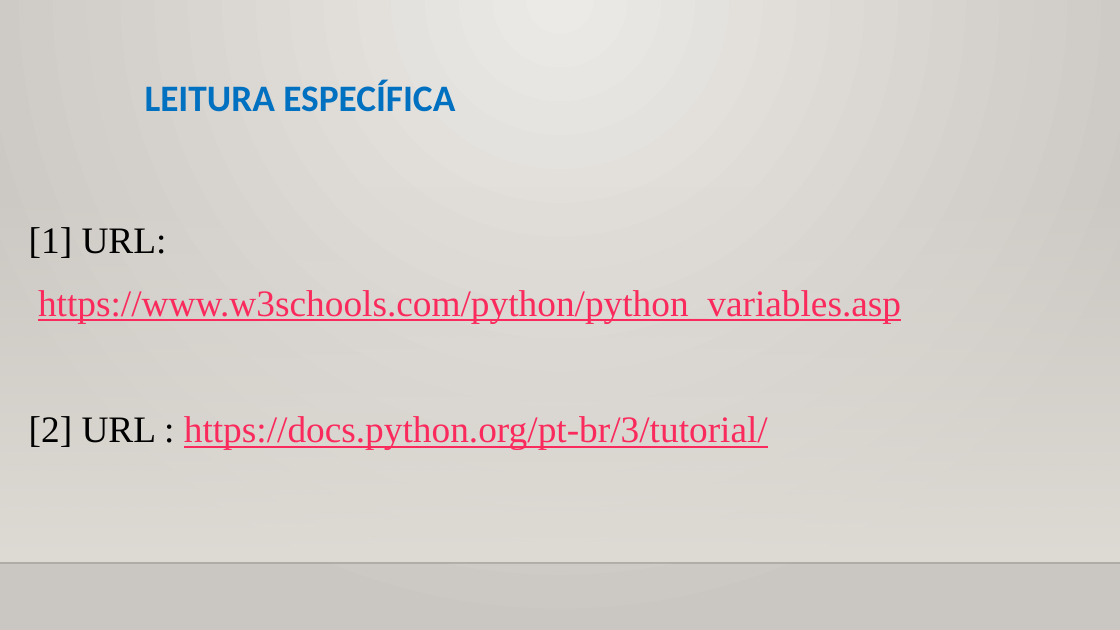
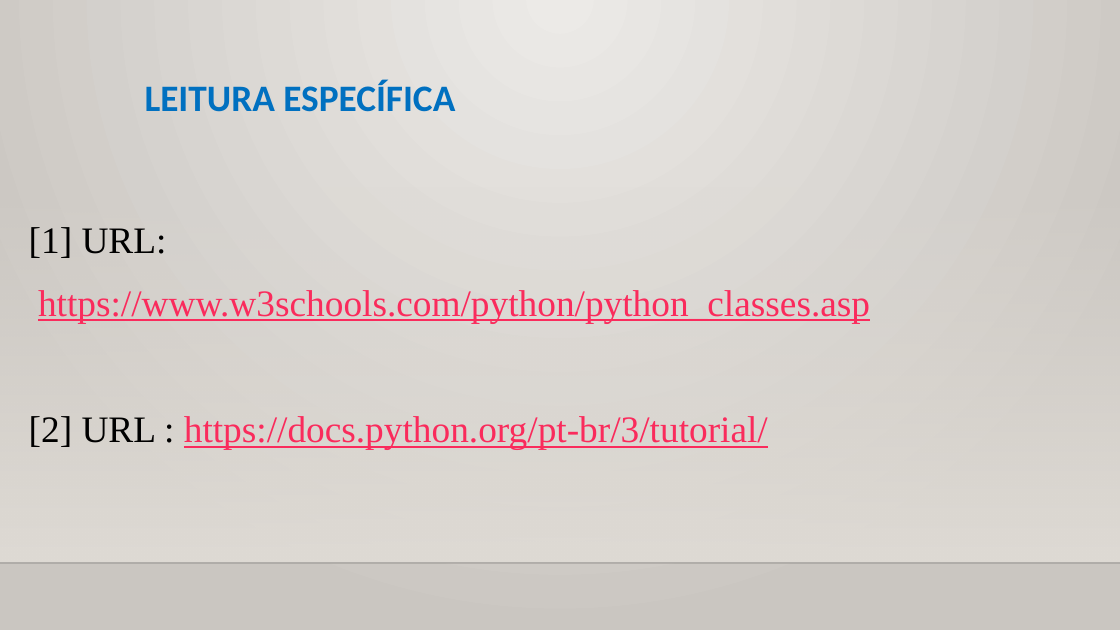
Before and after one commit to CloudEducationBrazil/WydenPythonParadigmas, a slide deck: slide 29 of 01 Classes/Aula 11 Programação Python - Classes - Orientação a Objetos.pptx. Drawn at 1120x630 pixels with LibreOffice and Linux fonts; fonts in the diff are those of the drawing; background and template pictures are left out. Boxes give left, top, right and bottom in pixels: in the first picture for what was removed or moved away, otherwise in the second. Text is boxed around its words. In the diff, an @@ line names an element or a change of style, - is before the commit and + after.

```diff
--- a/01 Classes/Aula 11 Programação Python - Classes - Orientação a Objetos.pptx
+++ b/01 Classes/Aula 11 Programação Python - Classes - Orientação a Objetos.pptx
@@ text at [38,290,870,323]: text changed @@
-https://www.w3schools.com/python/python_variables.asp
+https://www.w3schools.com/python/python_classes.asp
```
Also in this commit, not shown: 6 other slides changed.
